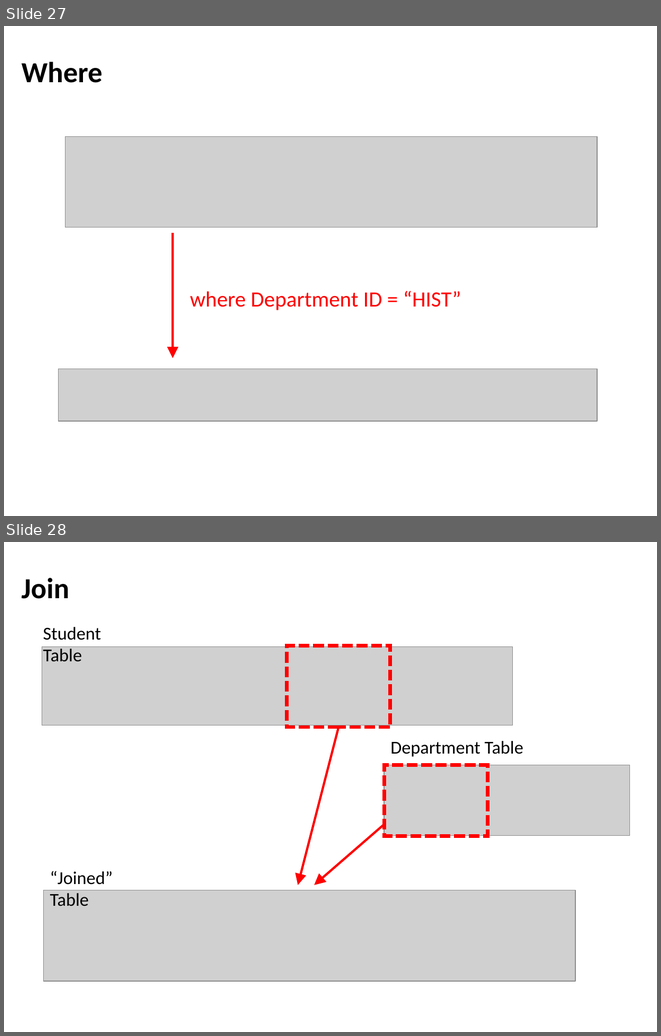
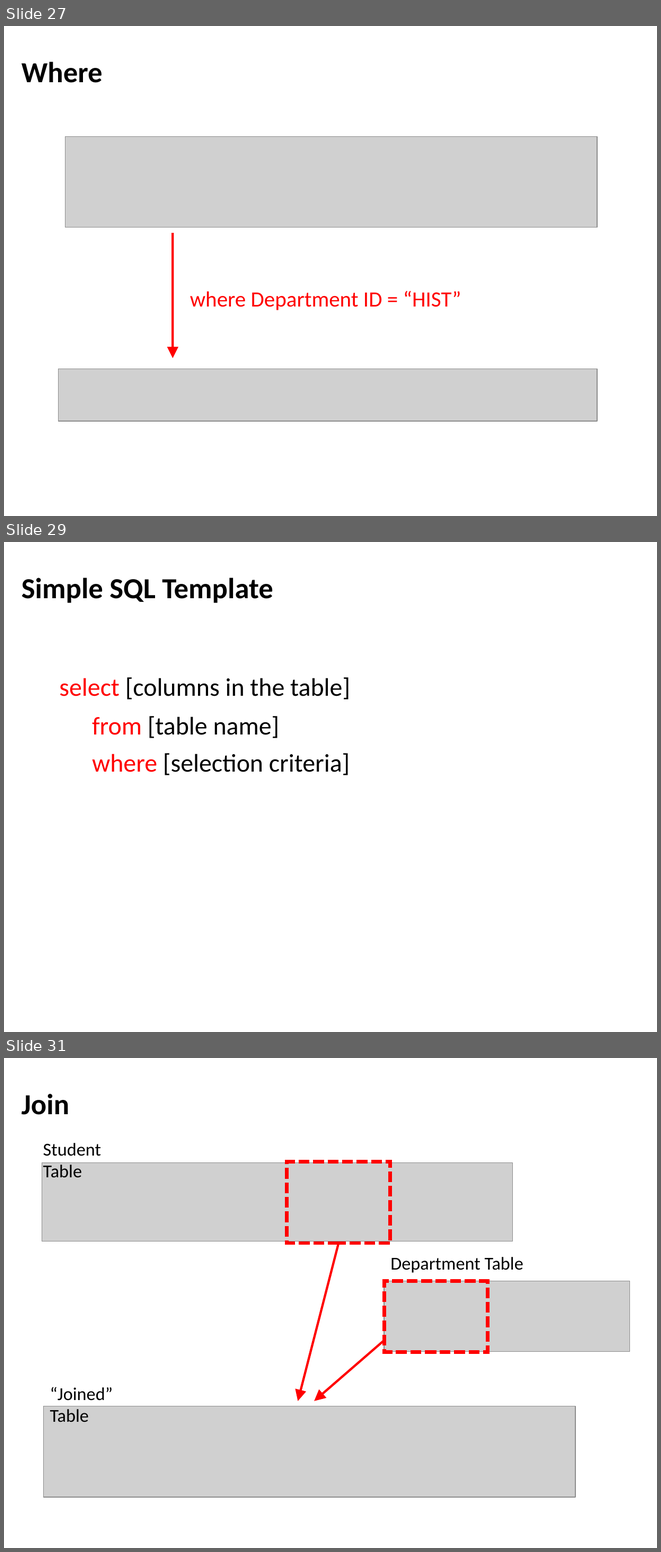
Before and after one commit to lintool/UMD-courses, a slide deck: slides/session06.pptx. Shown one above the other, each under a label of ours: slides 27 and 28 before the commit, slides 27, 29 and 31 after it; the slides between them are not shown. The pictures are 661x1036 and 661x1552 pixels, drawn with LibreOffice and Linux fonts; fonts in the diff are those of the drawing; grey boxes stand for pictures. Boxes give left, top, right and bottom in pixels: in the first picture for what was removed or moved away, otherwise in the second. Text is boxed around its words. In the diff, an @@ line names an element or a change of style, - is before the commit and + after.

```diff
--- a/slides/session06.pptx
+++ b/slides/session06.pptx
@@ slide 29 added at (4, 542, 657, 1032), background #FFFFFF @@
@@ title added at (21, 578, 273, 603), 32 pt, text #000000, bold @@
+Simple SQL Template
@@ text added at (59, 677, 350, 699), 28 pt, text #000000 @@
+select [columns in the table]
@@ text added at (92, 716, 280, 738), 28 pt, text #000000 @@
+from [table name]
@@ text added at (92, 753, 350, 775), 28 pt, text #000000 @@
+where [selection criteria]
@@ what was slide 28 is now slide 31 @@
```
Also in this commit, not shown: 3 slides changed, 1 other file.
